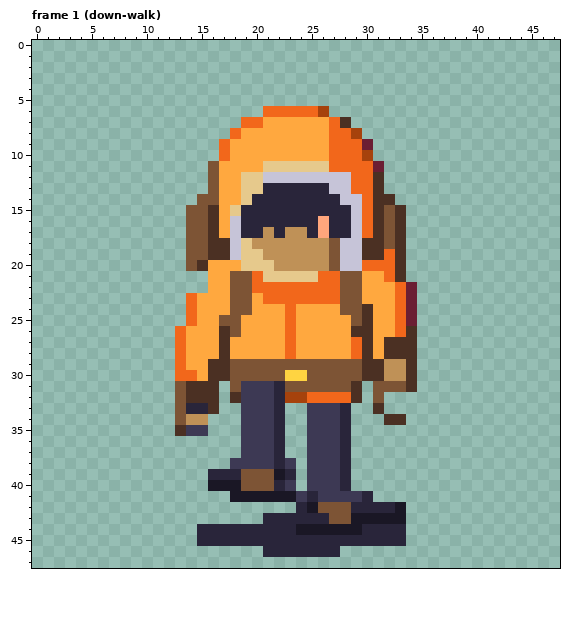
Two versions of one pixel-art file, art/companion-48/review-place/work/pawn-aseprite/pawn.aseprite. That is the earlier state.
48x48 pixels, 28 frames. Shown: frame 1 (down-walk). The commit also changed other frames, which this record leaves out.
After:
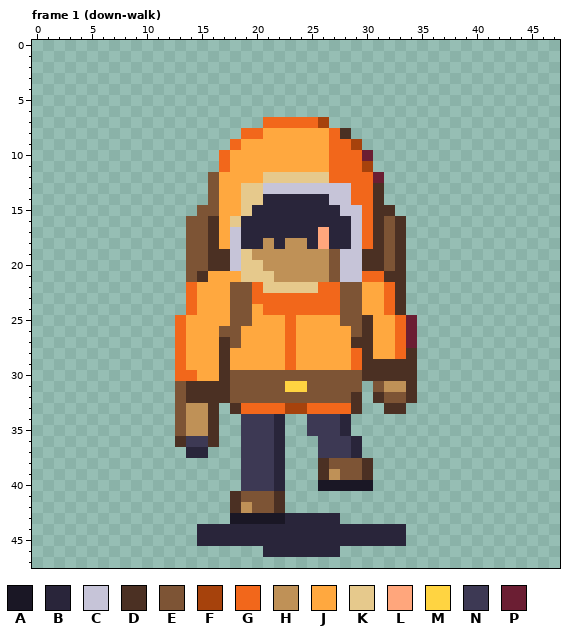
Palette (. is transparent): A #1a1725  B #29253a  C #c6c4d8  D #4b3023  E #7d5435  F #a6420c  G #f2671b  H #bf9157  J #ffa83f  K #e6c98c  L #ffa67c  M #ffd441  N #3d3954  P #6b1e33
Changes in this commit:
Changed rows in their new state; - is an unchanged pixel.
Frame 1 (down-walk):
first column x 13:
 6 --------......--------
 7 ------..GGGGGF..------
 8 -----.GG-------D.-----
 9 ----.G----------F.----
10 -----------------P----
11 ---.G---JJJJJJ---F.---
12 ------JJKKKKKKGG--P---
13 --------CCCCCC--------
14 --.----K------C-G--.--
15 -.-E-JK--------C---D.-
16 -----K-------B--------
17 --------B-BB----------
18 ----J-BB-B--BLBB-G----
19 -------H-----------E--
20 --EDDC--H--------DDE--
21 -ED--JKK-HHHHHECCGGD--
22 -GJ-----KKKKK------GD.
23 -------G-----------GD.
24 --------GG-GGGG--J-GD.
25 GJ--J-E--------E------
26 ----E-----------E----P
27 -----E----------D--JGP
28 -------------------JG-
29 ---J-JJJJJGJJJJJG--DD-
30 ---J------EE-------DD-
31 ----D-EEEEMM----E--HH-
32 ----DEEEEEEEEEEE--DEED
33 -HH--DGGGGFFGGGGD-.DD-
34 ---D---------------..-
35 EHHD------------------
36 DNND--------.--NB-----
37 -BB---------.--NB-----
38 -----.----.-.DEEED----
39 ---...NNNB.-.DHEED----
40 ---...NNN-.-.AAAAA----
41 -----DEEED........----
42 -----DHEED-..........-
43 -----AAAAA----B......-
44 -----------BBBBBB-----
Where, in picture pixels (left, top, right, bottom), the same in both pictures:
changed: (175, 106, 417, 535)
